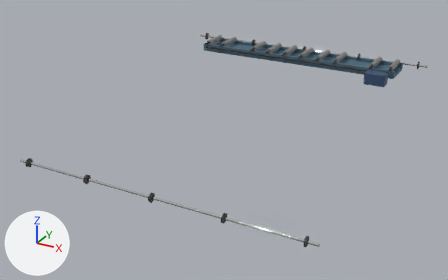
What one commit did to the glTF model game/assets/models/board_line/board_landing_parts.glb.
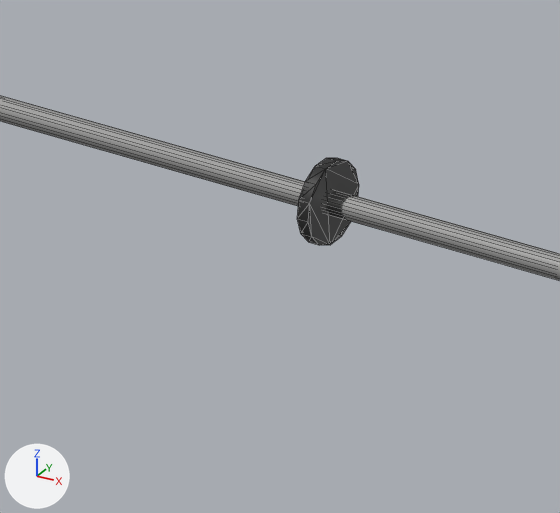
The first picture shows the older version from a 50 mm camera at (61.03, -35.19, 6.36) aimed at (55.39, -24.94, 1.23). The close-ups show the older and then the newer version on the part from 25% to 40% of the width and 62% to 83% of the height of that picture. Only the edits that show in the close-ups are written down. The axes (+X, +Y, +Z) are drawn at lower left. The lights are the same throughout. The close-ups show mesh edges as thin lines. Where no turn or scale is listed for an object, it has been applied to the vertices. Vertices at exactly the same position are counted once.

In view in the first close-up: 'LT_HeadMesh'.
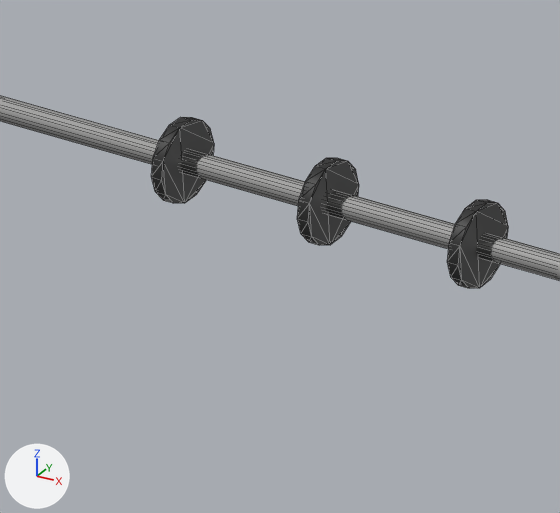
Changed parts and their boxes [x1, y1, x2, y2] in the close-ups (560 x 513 px):
'LT_HeadMesh', reshaped
    before: [0, 96, 560, 281]
    after: [0, 96, 560, 288]
part 1 of me_lt_headmesh, added
    after: [151, 117, 214, 203]
part 2 of me_lt_headmesh, added
    after: [447, 200, 508, 288]

What the commit changed:
me_lt_headmesh is used by ob_lt_headmesh; location (55.6, -27.82, 1.339).
me_lt_headmesh had 160 vertices, 296 faces and spanned x -2.95..2.95, y -0.08..0.08, z -0.08..0.08.
me_lt_headmesh now has 216 vertices, 400 faces and spans x -2.95..2.95, y -0.08..0.08, z -0.08..0.08.
me_lt_headmesh part 1: a new loose piece, a 14-sided cylinder along x spanning x -0.353..-0.327, y -0.084..0.084, z -0.082..0.082, in mat_hr_dark (dark grey #383838).
me_lt_headmesh part 2: a new loose piece, a 14-sided cylinder along x spanning x 0.327..0.353, y -0.084..0.084, z -0.082..0.082, in mat_hr_dark (dark grey #383838).
